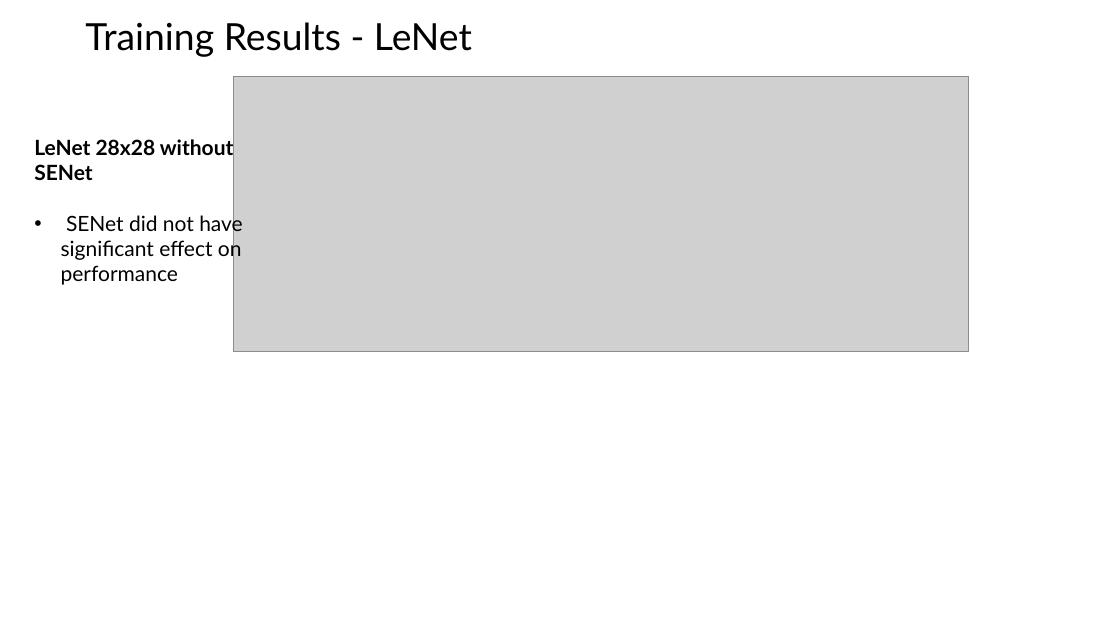
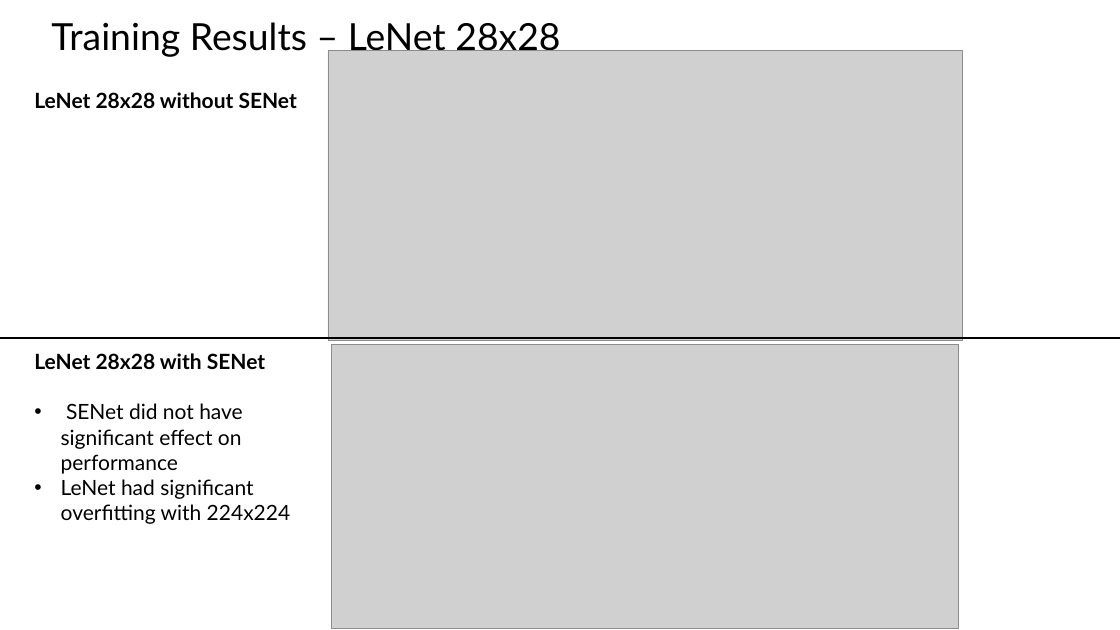
Before and after one commit to DsMouChao/DSCPproject, a slide deck: slide 8 of presentation.pptx. Drawn at 1120x630 pixels with LibreOffice and Linux fonts; fonts in the diff are those of the drawing; grey boxes stand for pictures. Boxes give left, top, right and bottom in pixels: in the first picture for what was removed or moved away, otherwise in the second. Text is boxed around its words. In the diff, an @@ line names an element or a change of style, - is before the commit and + after.

Commit message:
update presentation

```diff
--- a/presentation.pptx
+++ b/presentation.pptx
@@ title at (x1=51, y1=22, x2=560, y2=58): text changed @@
-Training Results - LeNet
+Training Results – LeNet 28x28
@@ picture added at (x1=328, y1=50, x2=962, y2=340) @@
@@ text "LeNet 28x28 without SENet" moved from (x1=34, y1=137, x2=243, y2=285) to (x1=34, y1=92, x2=297, y2=108) @@
@@ text at (x1=61, y1=213, x2=243, y2=285): paragraph removed @@
-• SENet did not have significant effect on performance
@@ line added from (0, 339) to (1120, 339), #000000 1.5 pt @@
@@ text added at (x1=34, y1=353, x2=291, y2=524), 18 pt, text #000000 @@
+LeNet 28x28 with SENet
+• SENet did not have significant effect on performance
+• LeNet had significant overfitting with 224x224
@@ picture resized from (x1=234, y1=76, x2=969, y2=351) to (x1=332, y1=344, x2=959, y2=628) @@
```
Also in this commit, not shown: 2 other slides changed, 1 slide removed.
